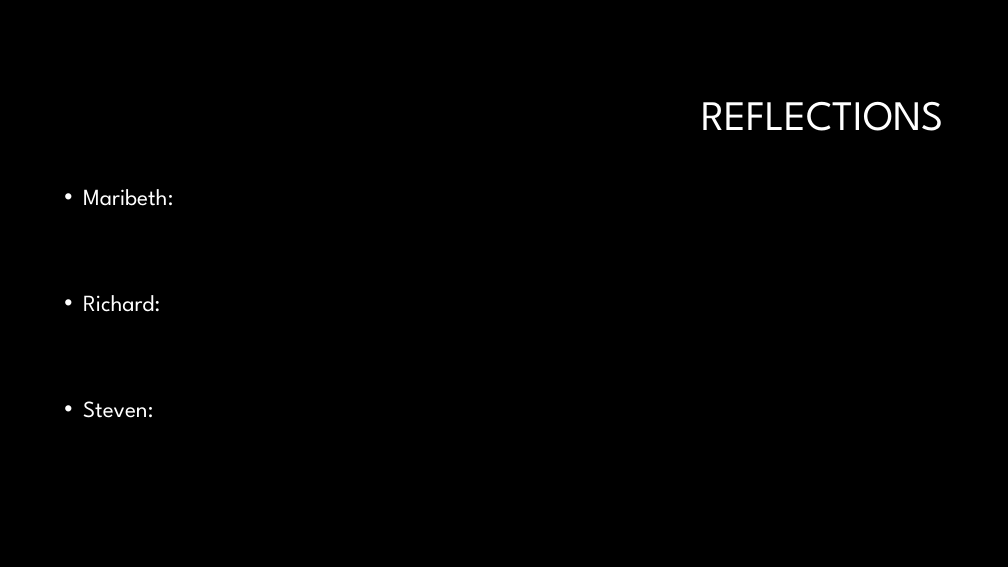
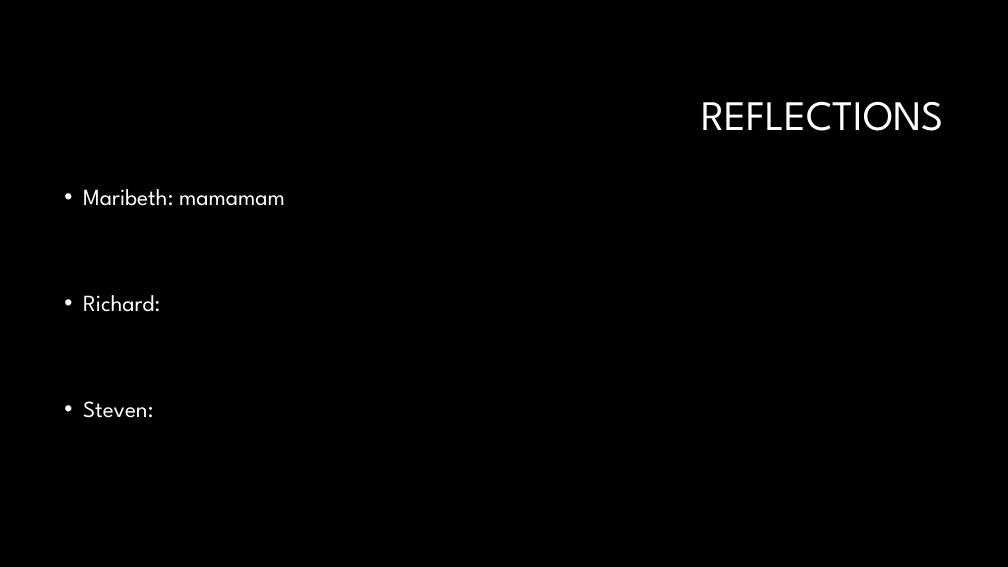
Before and after one commit to Steven-lei/Password-Generator, a slide deck: slide 13 of document/Presentation Password Generator.pptx. Drawn at 1008x567 pixels with LibreOffice and Linux fonts; fonts in the diff are those of the drawing; background and template pictures are left out. Boxes give left, top, right and bottom in pixels: in the first picture for what was removed or moved away, otherwise in the second. Text is boxed around its words. In the diff, an @@ line names an element or a change of style, - is before the commit and + after.

```diff
--- a/document/Presentation Password Generator.pptx
+++ b/document/Presentation Password Generator.pptx
@@ text at [83,189,285,206]: text changed @@
-• Maribeth:
+• Maribeth: mamamam
```
